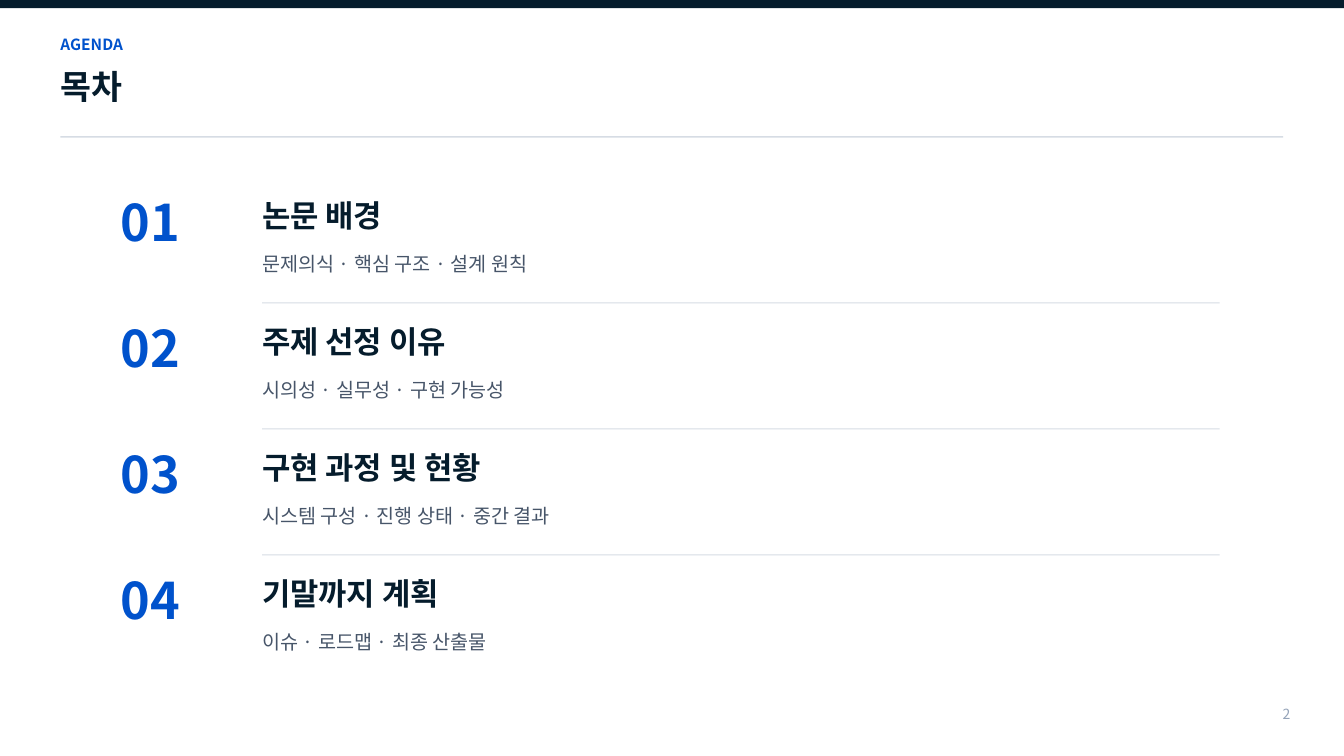
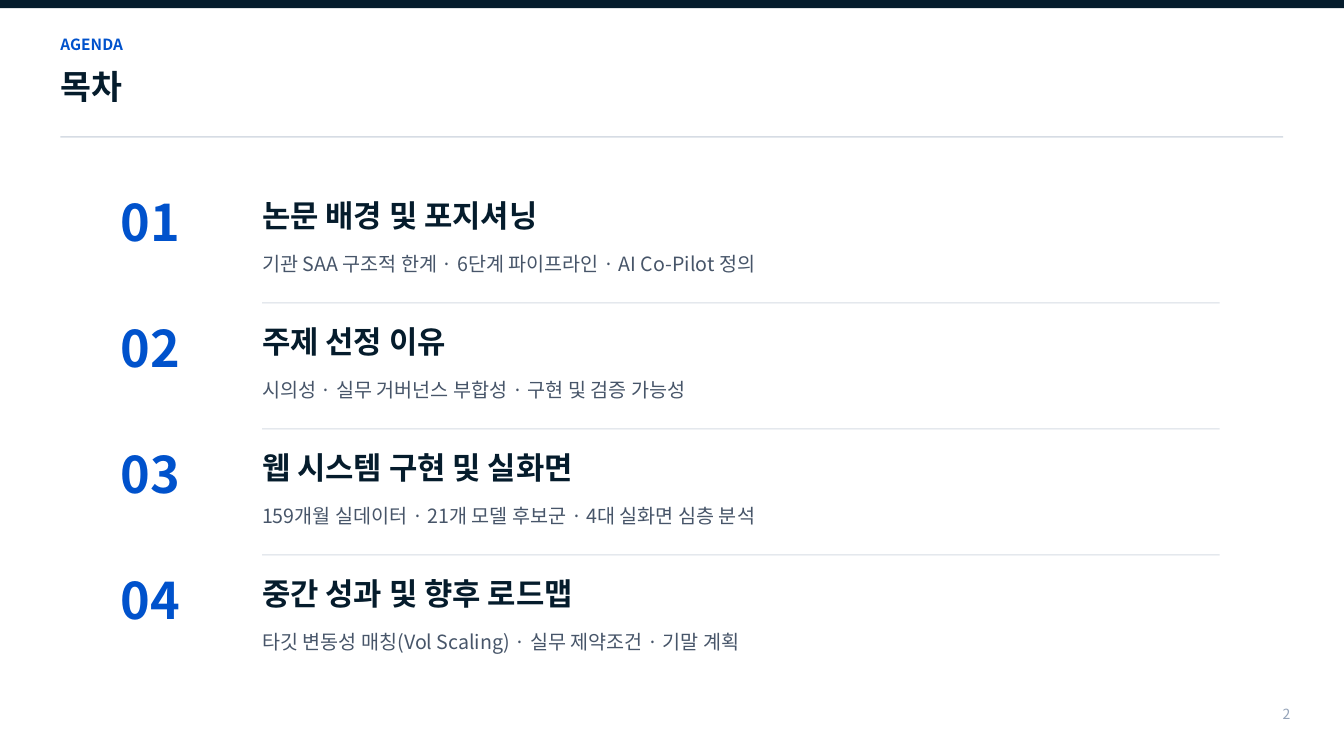
Before and after one commit to Placer-BAE/self-driving-portfolio, a slide deck: slide 2 of The_Self_Driving_Portfolio_중간발표_간결본.pptx. Drawn at 1344x756 pixels with LibreOffice and Linux fonts; fonts in the diff are those of the drawing. Boxes give left, top, right and bottom in pixels: in the first picture for what was removed or moved away, otherwise in the second. Text is boxed around its words. In the diff, an @@ line names an element or a change of style, - is before the commit and + after.

```diff
--- a/The_Self_Driving_Portfolio_중간발표_간결본.pptx
+++ b/The_Self_Driving_Portfolio_중간발표_간결본.pptx
@@ text at (x1=262, y1=201, x2=537, y2=230): text changed @@
-논문 배경
+논문 배경 및 포지셔닝
@@ text at (x1=262, y1=255, x2=755, y2=273): text changed @@
-문제의식 · 핵심 구조 · 설계 원칙
+기관 SAA 구조적 한계 · 6단계 파이프라인 · AI Co-Pilot 정의
@@ text at (x1=262, y1=380, x2=685, y2=399): text changed @@
-시의성 · 실무성 · 구현 가능성
+시의성 · 실무 거버넌스 부합성 · 구현 및 검증 가능성
@@ text at (x1=262, y1=453, x2=573, y2=482): text changed @@
-구현 과정 및 현황
+웹 시스템 구현 및 실화면
@@ text at (x1=262, y1=506, x2=755, y2=525): text changed @@
-시스템 구성 · 진행 상태 · 중간 결과
+159개월 실데이터 · 21개 모델 후보군 · 4대 실화면 심층 분석
@@ text at (x1=262, y1=579, x2=573, y2=608): text changed @@
-기말까지 계획
+중간 성과 및 향후 로드맵
@@ text at (x1=262, y1=632, x2=739, y2=654): text changed @@
-이슈 · 로드맵 · 최종 산출물
+타깃 변동성 매칭(Vol Scaling) · 실무 제약조건 · 기말 계획
```
Also in this commit, not shown: 6 other slides changed, 7 slides added, 5 slides removed, 3 other files.
